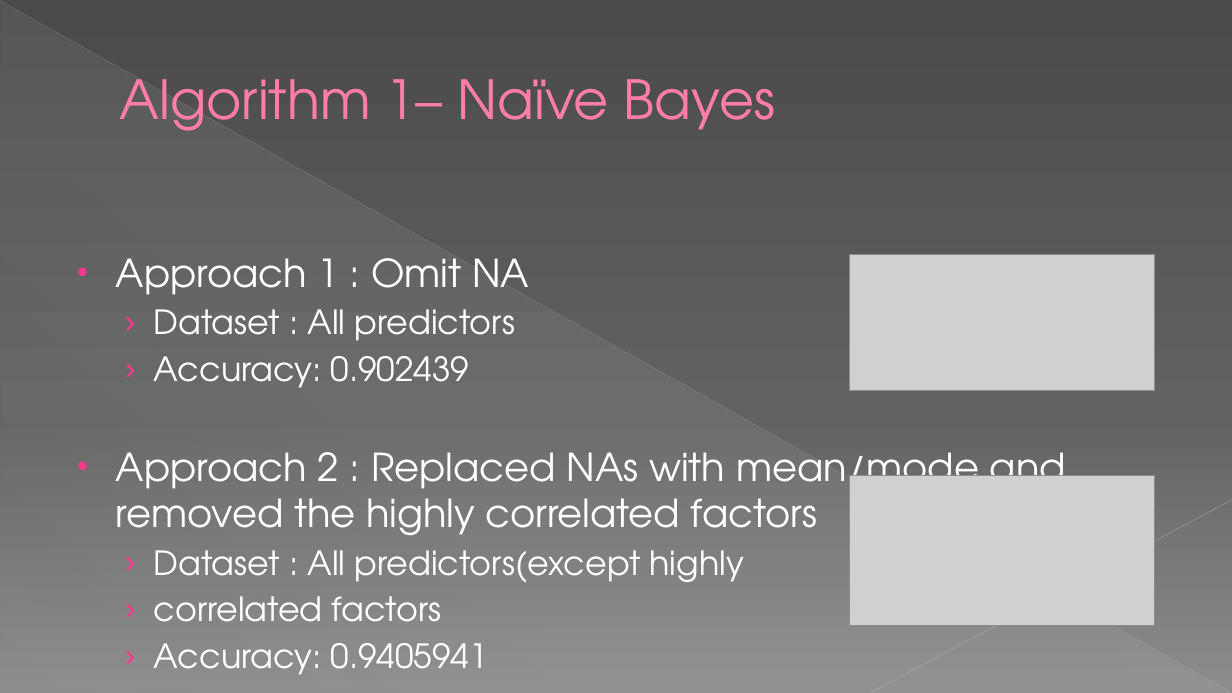
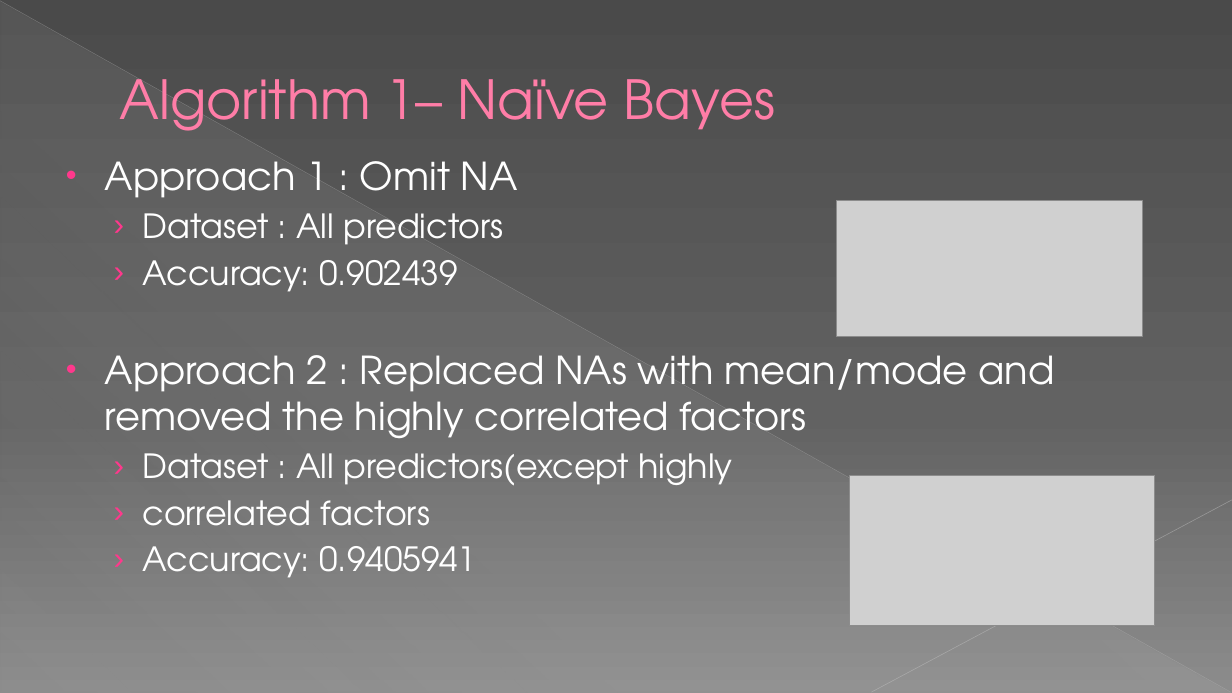
Before and after one commit to dhavalaM/CS513-Project, a slide deck: slide 8 of Presentation_YPS.pptx. Drawn at 1232x693 pixels with LibreOffice and Linux fonts; fonts in the diff are those of the drawing; grey boxes stand for pictures. Boxes give left, top, right and bottom in pixels: in the first picture for what was removed or moved away, otherwise in the second. Text is boxed around its words. In the diff, an @@ line names an element or a change of style, - is before the commit and + after.

```diff
--- a/Presentation_YPS.pptx
+++ b/Presentation_YPS.pptx
@@ text "Approach 1 : Omit NA": place and size @@
-text "Approach 1 : Omit NA" at (116,258,1066,675)
+text "Approach 1 : Omit NA" at (105,161,1055,578)
@@ picture: place and size @@
-picture at (849,255,1155,391)
+picture at (837,201,1143,336)
```
Also in this commit, not shown: 2 other slides changed, 4 slides added, 4 slides removed.
